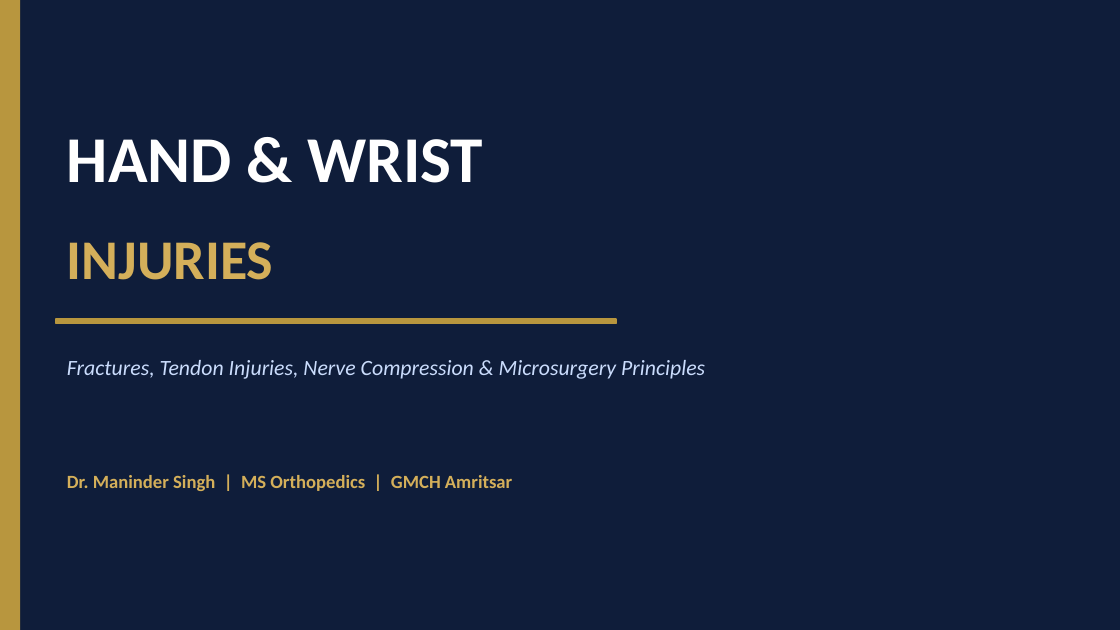
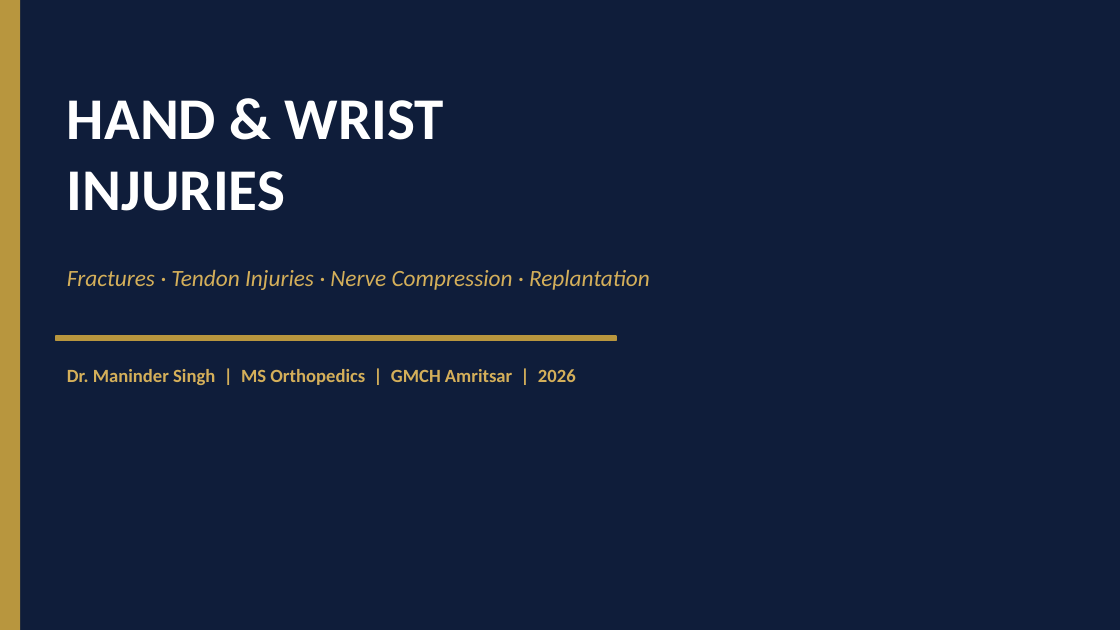
Before and after one commit to InfraXCoders/ortho-chronicles, a slide deck: slide 1 of slides/hand-wrist-injuries.pptx. Drawn at 1120x630 pixels with LibreOffice and Linux fonts; fonts in the diff are those of the drawing. Boxes give left, top, right and bottom in pixels: in the first picture for what was removed or moved away, otherwise in the second. Text is boxed around its words. In the diff, an @@ line names an element or a change of style, - is before the commit and + after.

```diff
--- a/slides/hand-wrist-injuries.pptx
+++ b/slides/hand-wrist-injuries.pptx
@@ text "HAND & WRIST": place and size @@
-text "HAND & WRIST" at [67,139,483,183]
+text "HAND & WRIST" at [67,100,444,211]
@@ text at [67,100,444,140]: size 42 to 38 pt in "HAND & WRIST" @@
@@ text at [67,171,285,211]: paragraph added @@
+INJURIES
@@ text at [67,270,650,290]: text changed; size 36 to 15 pt; bold off; italic on @@
-INJURIES
+Fractures · Tendon Injuries · Nerve Compression · Replantation
@@ rectangle: place and size @@
-rectangle at [56,319,616,324]
+rectangle at [56,336,616,340]
@@ text at [67,369,576,385]: text changed @@
-Dr. Maninder Singh | MS Orthopedics | GMCH Amritsar
+Dr. Maninder Singh | MS Orthopedics | GMCH Amritsar | 2026
@@ text removed at [67,360,705,379] @@
-Fractures, Tendon Injuries, Nerve Compression & Microsurgery Principles
```
Also in this commit, not shown: 1 other slide changed, 19 slides added, 6 slides removed, 10 other files.
